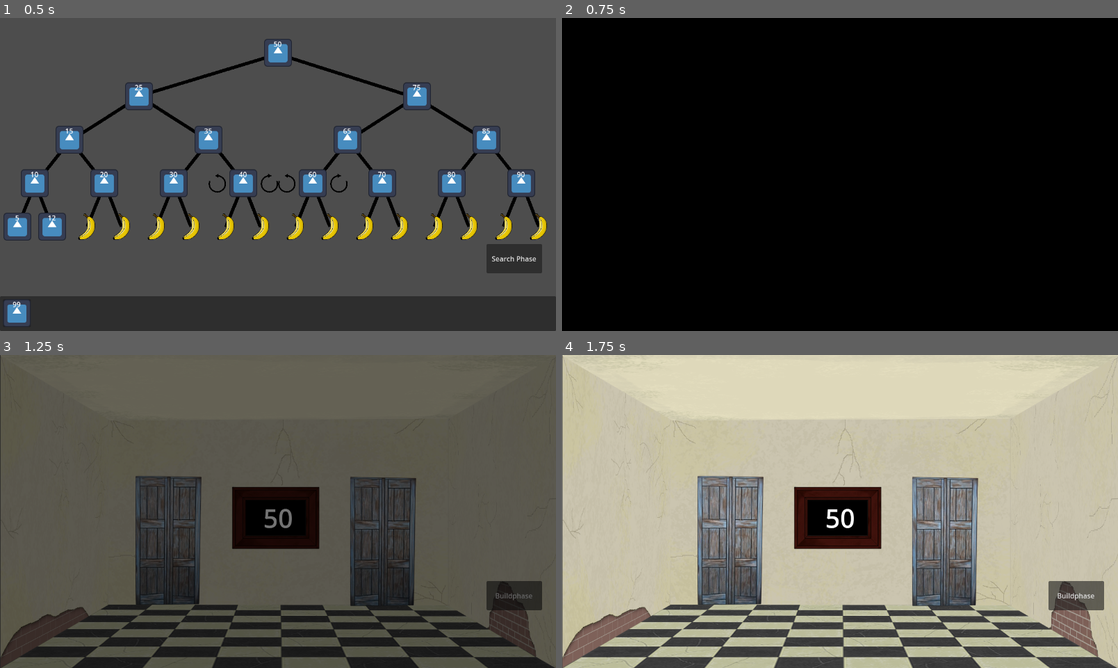
Above: before the commit, frames 1-4 (two rows, left to right).
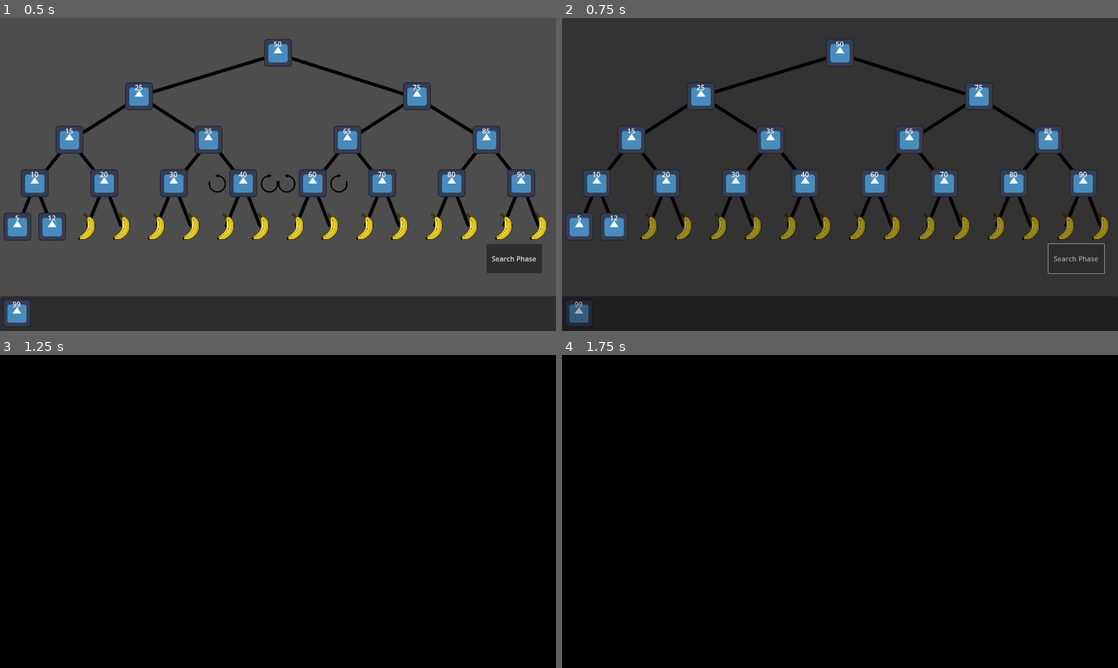
Above: after the commit, the same moments.

Repository: Combativ/AlgoDitTutorial
Game: Godot game, scene res://scenes/main.tscn
The game is run twice, just before and just after one commit, with the same random seed, the same clock (stepped at 60 frames per second) and the same inputs. The engine's default icon, where the game draws it, is replaced by a stand-in: a white triangle on a blue panel in a dark square.
Inputs (mouse positions are in pixels of both pictures, inside the frame that each line leads up to):
- Up to frame 1 (0.5 s): no input
- Up to frame 2 (0.75 s): click "Search Phase" at 0.5 s
- Up to frame 3 (1.25 s): no input
- Up to frame 4 (1.75 s): click (945, 542) at 1.27 s

Frame 1 is identical in both runs. In frame 2, 98% of the frame differs, in the area x 0-100%, y 0-100%; in frame 3, 97%; in frame 4, 99%.

Commit message:
number_letter
In der Searchphase ist nun in der unteren linken Ecke ein Zettel mit der zu suchenden Raumnummer.

Die Transition ist jetzt im Übergang von BP zu SP smoother

Diff:
--- a/scenes/main.gd
+++ b/scenes/main.gd
@@ -5,14 +5,17 @@
 @onready var build_phase = $build_phase
 
 func switch_to_search_phase():
+	get_transition_wall().transition_show_up()
+	await get_transition_wall().transition_show_up_done
 	Helper.disable_and_hide_node(build_phase)
 	Helper.enable_and_show_node(search_phase)
 	Global.path_tracker.clear()
 	search_phase.get_node("Room")._initialize()
 
-	if(Global.destination_room == null):
+	if(Global.destination_room == null || Global.destination_room.get_number() <= 0):
 		SearchPhase.create_destination_room(true)
 	print("destination_room: ", Global.destination_room.get_number())
+	search_phase.get_letter().set_number(Global.destination_room.get_number())
 
 	var balanced: bool = Helper.tree_is_balanced(Global.tree_root)
 	print("is balanced: ",balanced)
@@ -25,3 +28,6 @@
 
 func get_dialog_system() -> Node2D:
 	return $dialog_system
+
+func get_transition_wall() -> Transition:
+	return $TransitionWall
--- a/scenes/main.tscn
+++ b/scenes/main.tscn
@@ -1,10 +1,11 @@
-[gd_scene load_steps=6 format=3 uid="uid://caglc8uk2g50v"]
+[gd_scene load_steps=7 format=3 uid="uid://caglc8uk2g50v"]
 
 [ext_resource type="Script" path="res://scenes/main.gd" id="1_twobj"]
 [ext_resource type="PackedScene" uid="uid://c03bn4ttox6bm" path="res://scenes/build_phase/build_phase.tscn" id="1_v80fr"]
 [ext_resource type="PackedScene" uid="uid://bqbncjj6167a6" path="res://scenes/search_phase/scenes/search_phase.tscn" id="2_fxd7f"]
 [ext_resource type="PackedScene" uid="uid://b4tvajj0c08u7" path="res://menus/title/title.tscn" id="3_lrpwh"]
 [ext_resource type="PackedScene" uid="uid://bsehu8h5432ef" path="res://scenes/dialog_system/scenes/dialog_system.tscn" id="5_u6pyg"]
+[ext_resource type="Script" path="res://scenes/search_phase/scripts/transition_wall.gd" id="6_g2gvs"]
 
 [node name="Main" type="Node2D"]
 script = ExtResource("1_twobj")
@@ -20,3 +21,11 @@
 [node name="dialog_system" parent="." instance=ExtResource("5_u6pyg")]
 visibility_layer = 2
 position = Vector2(281, 773)
+
+[node name="TransitionWall" type="ColorRect" parent="."]
+visible = false
+visibility_layer = 24
+offset_right = 1301.0
+offset_bottom = 737.0
+color = Color(0, 0, 0, 1)
+script = ExtResource("6_g2gvs")
--- /dev/null
+++ b/scenes/search_phase/scenes/letter.tscn
@@ -0,0 +1,20 @@
+[gd_scene load_steps=3 format=3 uid="uid://1sslkuo4uswx"]
+
+[ext_resource type="Texture2D" uid="uid://t5d87i5klk8w" path="res://scenes/search_phase/art/Number_letter.png" id="1_d2lvl"]
+[ext_resource type="Script" path="res://scenes/search_phase/scripts/letter.gd" id="2_my0rk"]
+
+[node name="Letter" type="Sprite2D"]
+position = Vector2(30, 105)
+texture = ExtResource("1_d2lvl")
+script = ExtResource("2_my0rk")
+
+[node name="Label" type="Label" parent="."]
+offset_left = -74.0
+offset_top = -148.0
+offset_right = 78.0
+offset_bottom = -27.0
+theme_override_colors/font_color = Color(0, 0, 0, 1)
+theme_override_font_sizes/font_size = 120
+text = "6"
+horizontal_alignment = 1
+vertical_alignment = 1
--- a/scenes/search_phase/scenes/search_phase.tscn
+++ b/scenes/search_phase/scenes/search_phase.tscn
@@ -4,7 +4,7 @@
 [ext_resource type="PackedScene" uid="uid://dqlk1wfmnu28x" path="res://scenes/search_phase/scenes/room.tscn" id="1_gbsri"]
 [ext_resource type="Script" path="res://scenes/search_phase/scripts/CONTROLLER_SEARCHPHASE.gd" id="1_mf2pv"]
 [ext_resource type="Texture2D" uid="uid://dbdiswrgslihs" path="res://scenes/search_phase/art/Picture_v01.png" id="2_2aq4u"]
-[ext_resource type="Script" path="res://scenes/search_phase/scripts/transition_wall.gd" id="5_5ya5i"]
+[ext_resource type="PackedScene" uid="uid://1sslkuo4uswx" path="res://scenes/search_phase/scenes/letter.tscn" id="5_ih0yh"]
 
 [node name="Searchphase" type="Node2D"]
 script = ExtResource("1_8hc0f")
@@ -28,11 +28,8 @@
 offset_bottom = 587.0
 text = "Buildphase"
 
-[node name="TransitionWall" type="ColorRect" parent="."]
-visible = false
-offset_right = 1301.0
-offset_bottom = 737.0
-color = Color(0, 0, 0, 1)
-script = ExtResource("5_5ya5i")
+[node name="Letter" parent="." instance=ExtResource("5_ih0yh")]
+position = Vector2(166, 698)
+rotation = -0.26825
 
 [connection signal="pressed" from="SwitchPhase" to="." method="_on_switch_phase_button_pressed"]
--- a/scenes/search_phase/scripts/door.gd
+++ b/scenes/search_phase/scripts/door.gd
@@ -18,9 +18,9 @@
 
 ##sets all textures of this Object to the ones stored in the Controller-class
 func _initialize() -> void:
-	set_img($"../../Controller".DOOR_IMG_NORMAL)
-	set_img_hover($"../../Controller".DOOR_IMG_HOVER)
-	set_img_doorplate($"../../Controller".DOOR_IMG_DOORPLATE)
+	#set_img($"../../Controller".DOOR_IMG_NORMAL)
+	#set_img_hover($"../../Controller".DOOR_IMG_HOVER)
+	#set_img_doorplate($"../../Controller".DOOR_IMG_DOORPLATE)
 	$"DoorNumber/Hitbox & Image".disabled = true
 
 
--- /dev/null
+++ b/scenes/search_phase/scripts/letter.gd
@@ -0,0 +1,19 @@
+extends Sprite2D
+class_name Letter
+
+# Called when the node enters the scene tree for the first time.
+func _ready() -> void:
+	pass # Replace with function body.
+
+
+# Called every frame. 'delta' is the elapsed time since the previous frame.
+func _process(delta: float) -> void:
+	pass
+
+##returns the number in the letter
+func get_number() -> int:
+	return int($Label.text)
+
+##sets the number of the letter to the transferred one
+func set_number(number: int) -> void:
+	$Label.text = str(number)
--- a/scenes/search_phase/scripts/room.gd
+++ b/scenes/search_phase/scripts/room.gd
@@ -9,7 +9,7 @@
 # Called when the node enters the scene tree for the first time.
 func _ready() -> void:
 	$RoomIMG.set_texture($"../Controller".ROOM_IMG)
-	_initialize()
+	#_initialize()
 
 	pass # Replace with function body.
 
@@ -32,7 +32,7 @@
 	self.room_node = node
 	Global.path_tracker.append(self.room_node)
 	$"../".transition($"..".transition_time)
-	await $"../TransitionWall".transition_show_up_done
+	await $"../../TransitionWall".transition_show_up_done
 	update()
 
 
--- a/scenes/search_phase/scripts/search_phase.gd
+++ b/scenes/search_phase/scripts/search_phase.gd
@@ -23,6 +23,10 @@
 ##returns the of room visited the last time the search phase was used (0 if the search phase wasn´t used yet)
 static func get_move_counter() -> int:
 	return Global.path_tracker.size()
+
+##returns the letter of the search phase (bottom left corner)
+func get_letter() -> Letter:
+	return $Letter
 
 ##sets the variable destination_room to one of the rooms with the highest depth in the tree
 ##or null if the tree is empty
@@ -63,4 +67,4 @@
 
 ##makes the screen black for almost the time transferred
 func transition(seconds: float) -> void:
-	$TransitionWall.transition(seconds)
+	$"../TransitionWall".transition(seconds)
--- a/scenes/search_phase/scripts/transition_wall.gd
+++ b/scenes/search_phase/scripts/transition_wall.gd
@@ -7,12 +7,12 @@
 
 
 var b: bool = true
-var sig: bool = true
+var sig: bool = false
 
 ####################################################################################################
 # Called when the node enters the scene tree for the first time.
 func _ready() -> void:
-	#modulate.a = 0
+	modulate.a = 0
 	pass
 
 
@@ -56,12 +56,17 @@
 	await get_tree().create_timer(seconds).timeout
 	transition_hide_back()
 
-
+##runs the transition until the screen is covered in black
+##emits signal: transition_show_up_done when animation is done
+##shows by it´s own
 func transition_show_up() -> void:
 	self.show()
 	b = false
 	sig = true
 
+##runs the transition from black sreen to uncovered screen
+##emits signal: transition_hide_back_done when animation is done
+##hides by it´s own
 func transition_hide_back() -> void:
 	b = true
 	sig = true
Binary file added: scenes/search_phase/art/Number_letter.png
Not shown, added: scenes/search_phase/art/Number_letter.png.import
